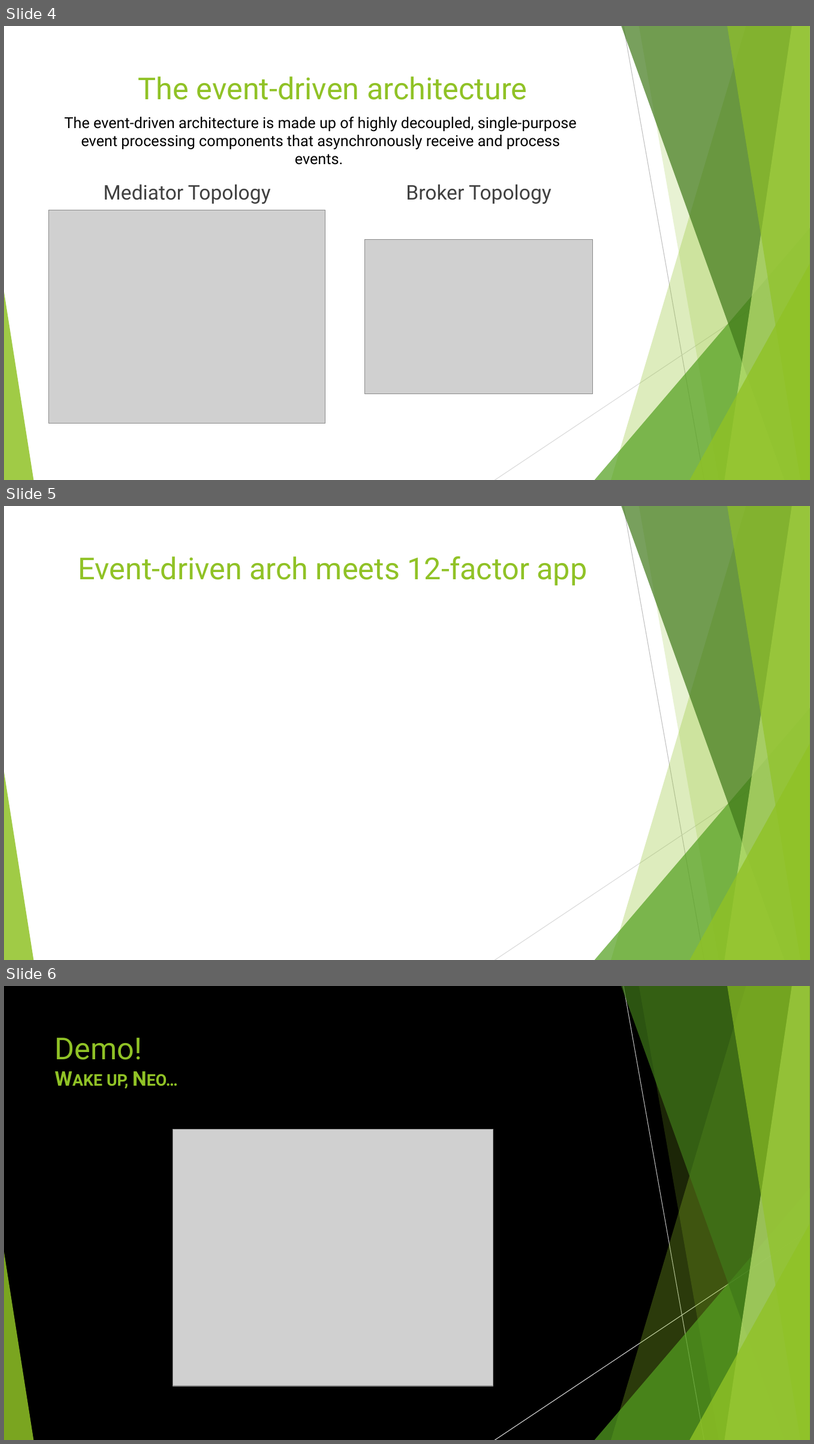
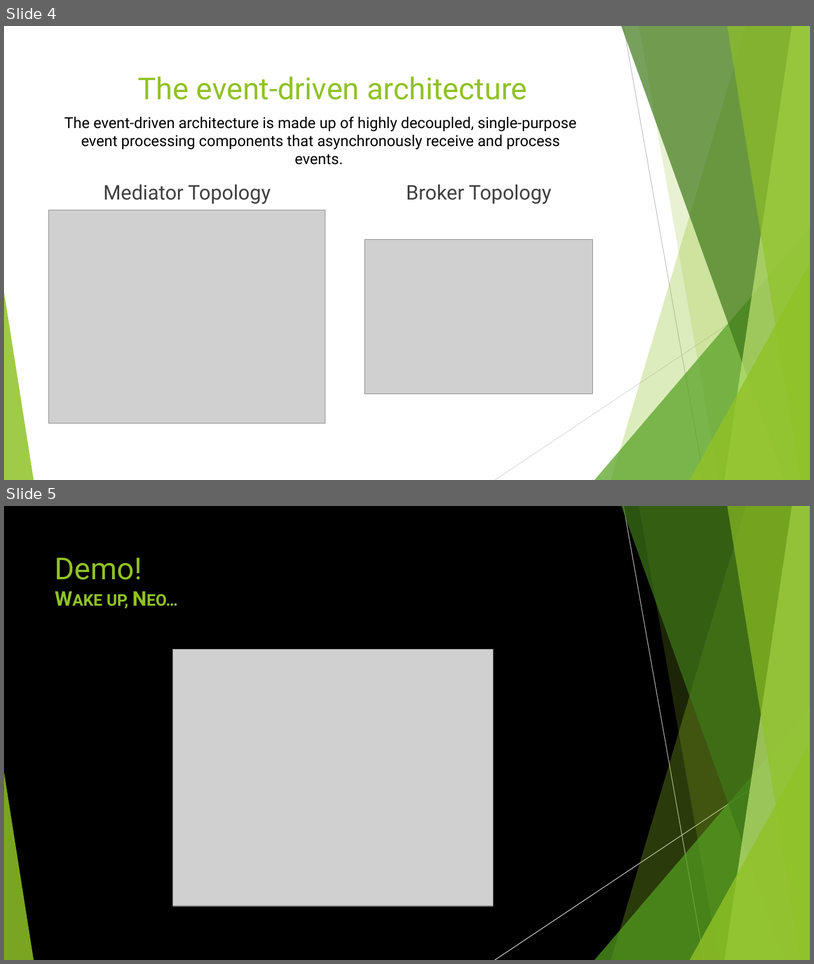
Before and after one commit to dsosedov/event-driven-arch-demo, a slide deck: doc/deck.pptx. Shown one above the other, each under a label of ours: slides 4, 5 and 6 before the commit, slides 4 and 5 after it. The pictures are 814x1444 and 814x964 pixels, drawn with LibreOffice and Linux fonts; fonts in the diff are those of the drawing; grey boxes stand for pictures. Boxes give left, top, right and bottom in pixels: in the first picture for what was removed or moved away, otherwise in the second. Text is boxed around its words. In the diff, an @@ line names an element or a change of style, - is before the commit and + after.

```diff
--- a/doc/deck.pptx
+++ b/doc/deck.pptx
@@ slide 5 removed at box(4, 506, 810, 960), background #FFFFFF; not listed: 10 template elements that a slide beside it also shows @@
@@ title removed at box(78, 556, 588, 586) @@
-Event-driven arch meets 12-factor app
@@ what was slide 6 is now slide 5 @@
```
Also in this commit, not shown: 1 slide changed, 1 slide added, 1 other file.
